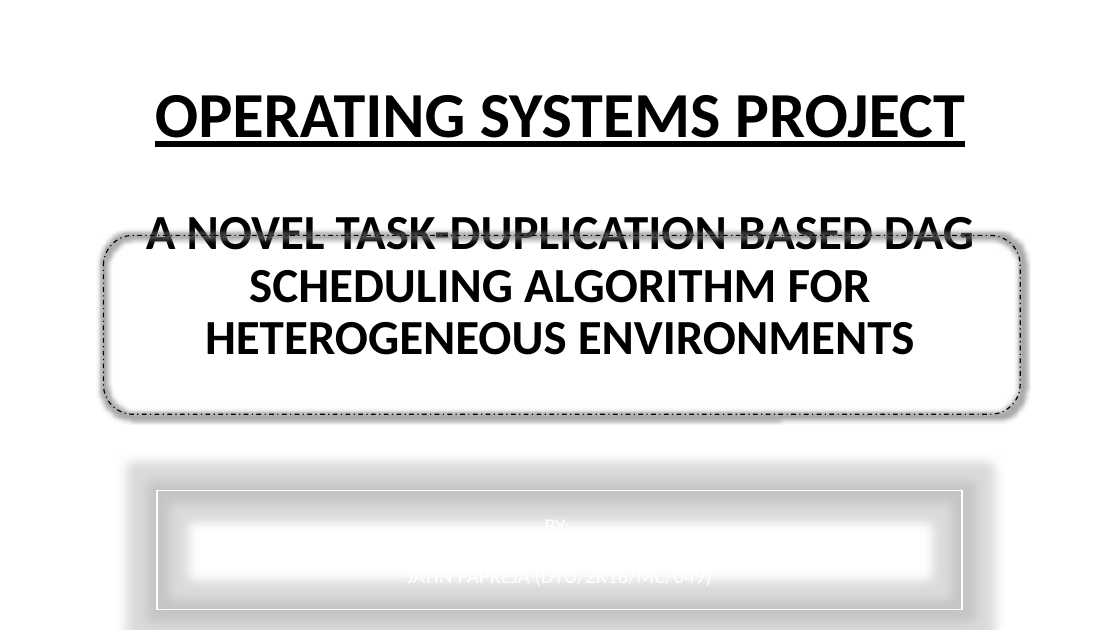
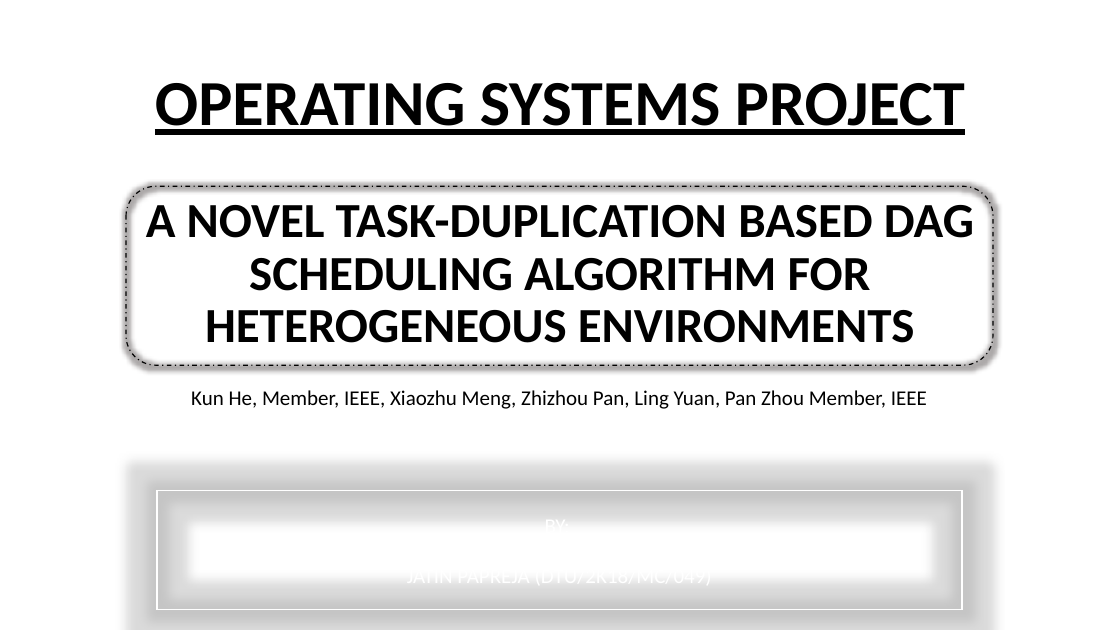
Before and after one commit to jatinpapreja/A-Novel-Task-Duplication-based-DAG-Scheduling-Algorithm-for-Heterogeneous-Environments, a slide deck: slide 1 of OPERATING SYSTEMS PROJECT.pptx. Drawn at 1120x630 pixels with LibreOffice and Linux fonts; fonts in the diff are those of the drawing; background and template pictures are left out. Boxes give left, top, right and bottom in pixels: in the first picture for what was removed or moved away, otherwise in the second. Text is boxed around its words. In the diff, an @@ line names an element or a change of style, - is before the commit and + after.

```diff
--- a/OPERATING SYSTEMS PROJECT.pptx
+++ b/OPERATING SYSTEMS PROJECT.pptx
@@ title "OPERATING SYSTEMS PROJECT A NOVEL ...": place and size @@
-title "OPERATING SYSTEMS PROJECT A NOVEL ..." at <box>146,95,974,355</box>
+title "OPERATING SYSTEMS PROJECT A NOVEL ..." at <box>146,83,974,343</box>
@@ rounded rectangle: place and size @@
-rounded rectangle at <box>103,235,1020,414</box>
+rounded rectangle at <box>126,187,993,365</box>
@@ text added at <box>191,390,927,409</box>, 18 pt, text #000000 @@
+Kun He, Member, IEEE, Xiaozhu Meng, Zhizhou Pan, Ling Yuan, Pan Zhou Member, IEEE
```
Also in this commit, not shown: 1 other slide changed.
